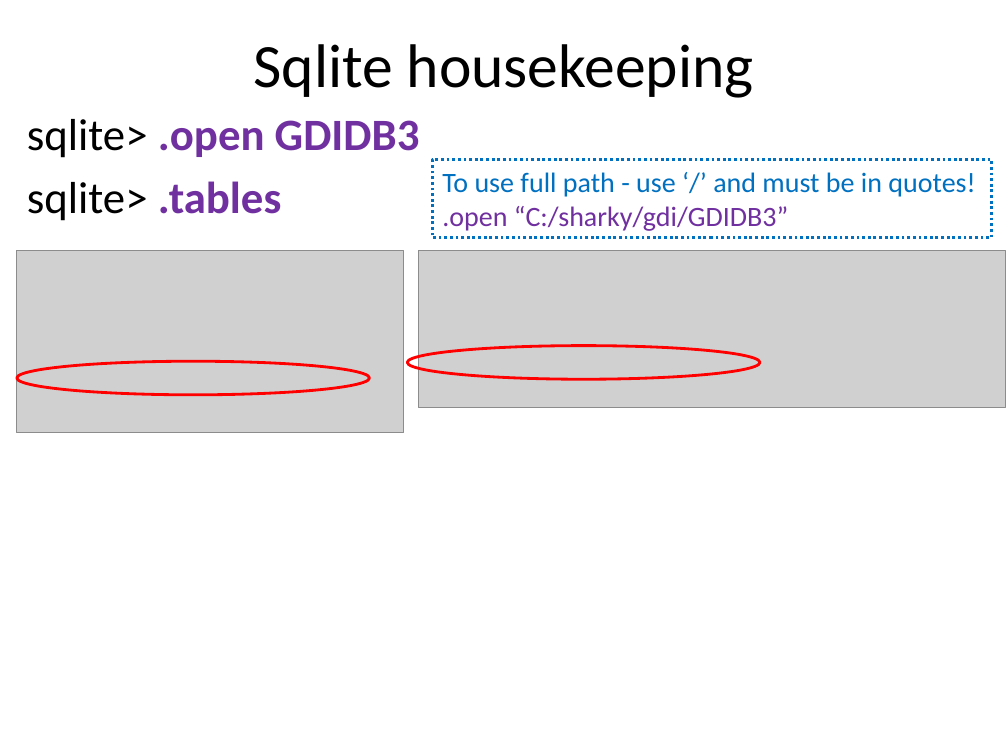
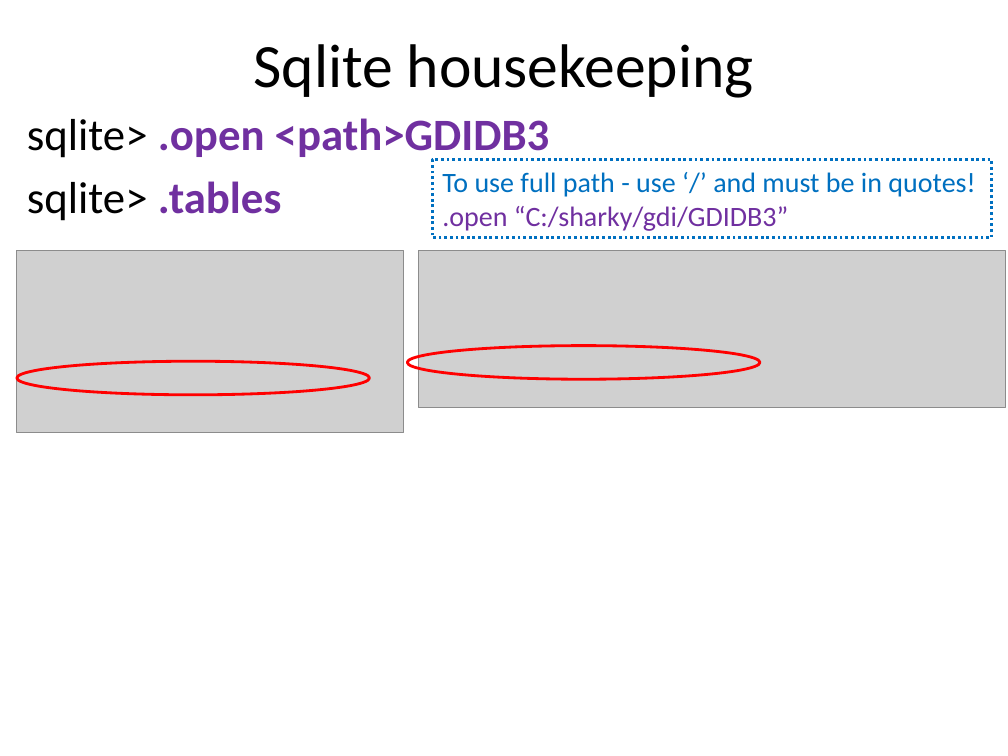
Before and after one commit to dykebert/GDI_Database_Training, a slide deck: slide 56 of Introduction to Databases and SQL.pptx (slide 55 before the commit). Drawn at 1008x756 pixels with LibreOffice and Linux fonts; fonts in the diff are those of the drawing; grey boxes stand for pictures. Boxes give left, top, right and bottom in pixels: in the first picture for what was removed or moved away, otherwise in the second. Text is boxed around its words. In the diff, an @@ line names an element or a change of style, - is before the commit and + after.

```diff
--- a/Introduction to Databases and SQL.pptx
+++ b/Introduction to Databases and SQL.pptx
@@ text at [27, 118, 550, 162]: text changed @@
-sqlite> .open GDIDB3
+sqlite> .open <path>GDIDB3
```
Also in this commit, not shown: 13 other slides changed, 1 slide added, 1 slide removed, 1 other file.
